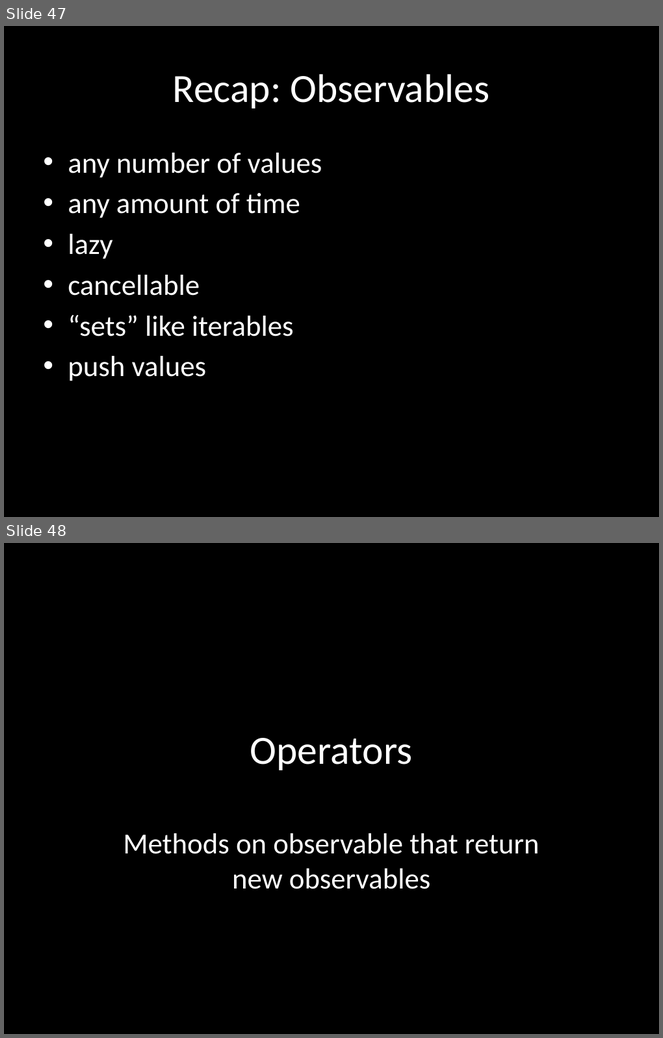
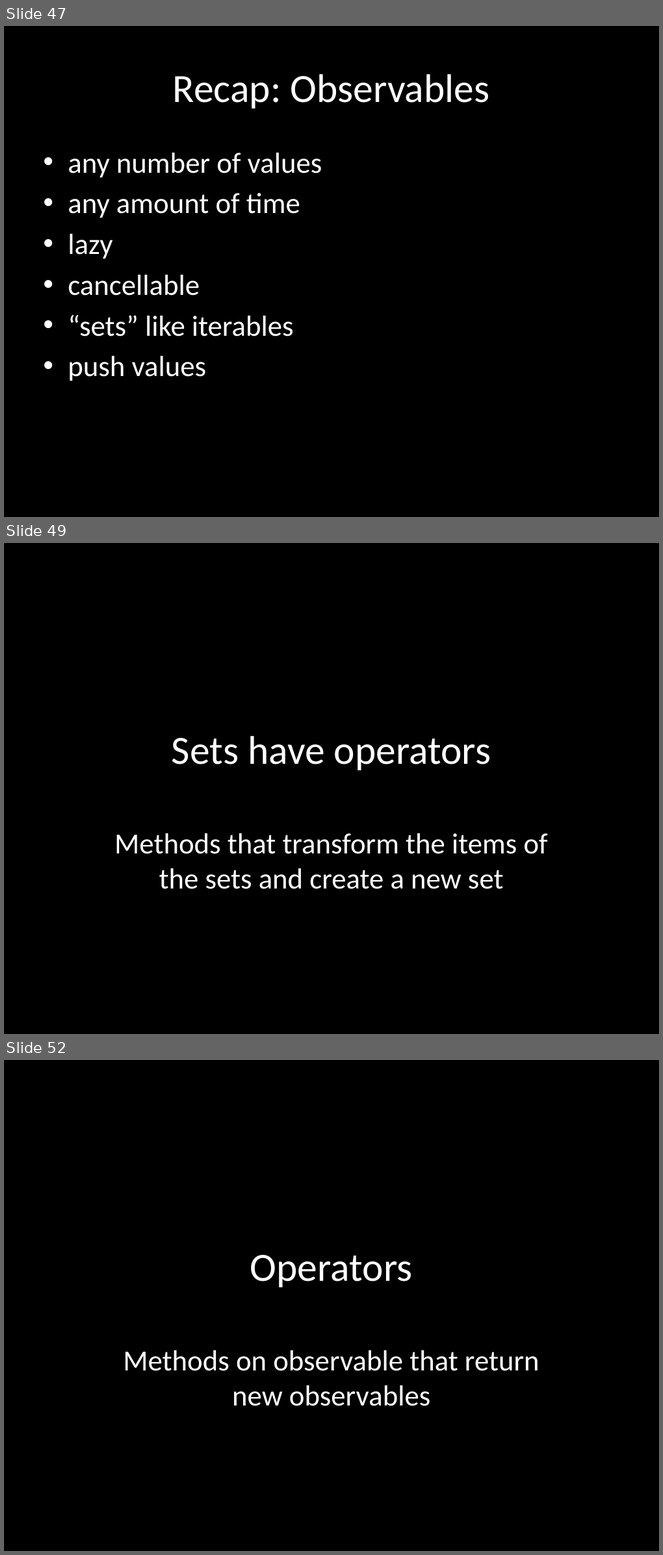
Before and after one commit to benlesh/rxjs-workshop-angular, a slide deck: rxjs-workshop.pptx. Shown one above the other, each under a label of ours: slides 47 and 48 before the commit, slides 47, 49 and 52 after it; the slides between them are not shown. The pictures are 663x1038 and 663x1555 pixels, drawn with LibreOffice and Linux fonts; fonts in the diff are those of the drawing. Boxes give left, top, right and bottom in pixels: in the first picture for what was removed or moved away, otherwise in the second. Text is boxed around its words. In the diff, an @@ line names an element or a change of style, - is before the commit and + after.

```diff
--- a/rxjs-workshop.pptx
+++ b/rxjs-workshop.pptx
@@ slide 49 added at (4, 543, 659, 1034), background #000000 @@
@@ title added at (172, 736, 492, 771), 44 pt, text #FFFFFF @@
+Sets have operators
@@ subtitle added at (114, 834, 548, 889), 32 pt, text #FFFFFF @@
+Methods that transform the items of the sets and create a new set
@@ what was slide 48 is now slide 52 @@
```
Also in this commit, not shown: 3 other slides added, 13 other files.
